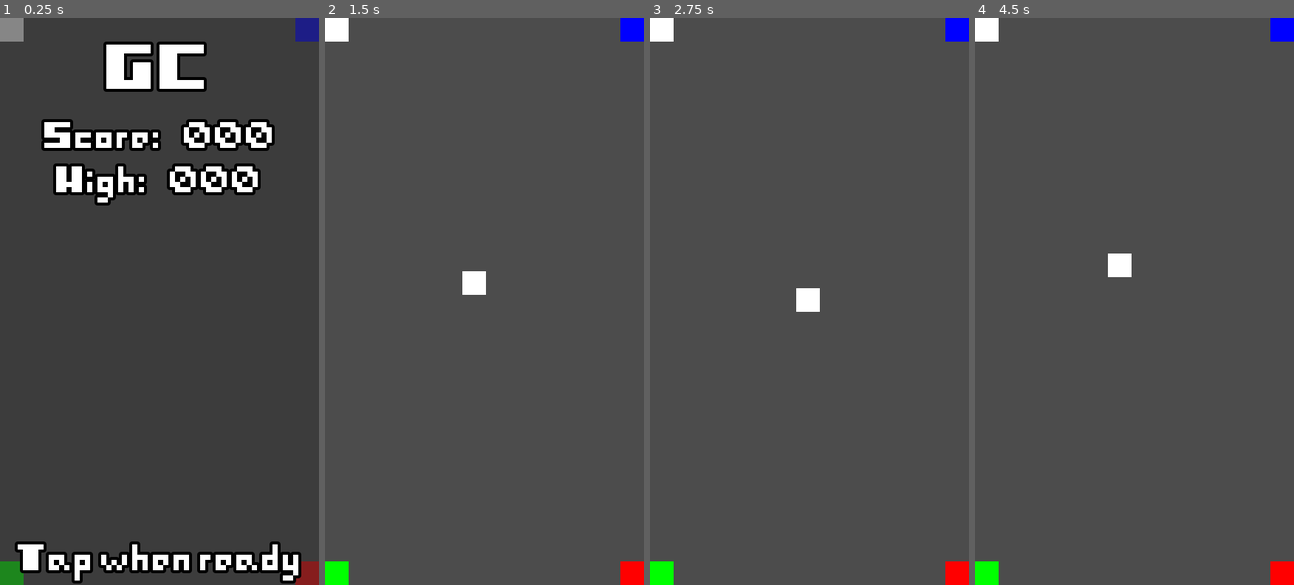
Above: before the commit, frames 1-4 (left to right).
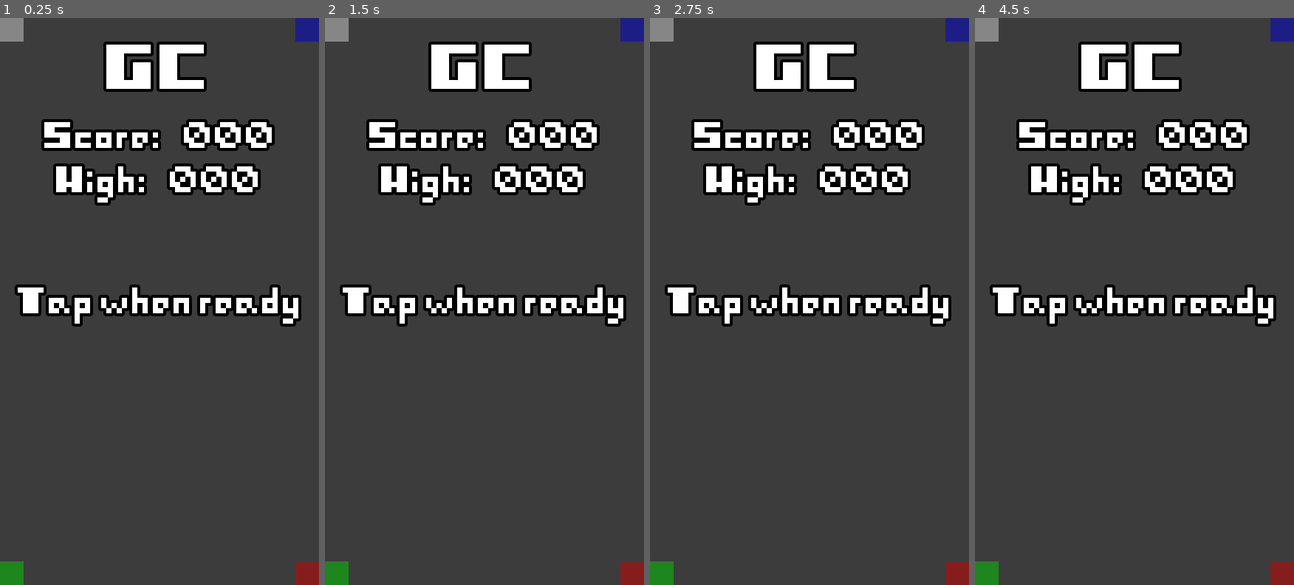
Above: after the commit, the same moments.

Repository: Kiel97/easy-jam-8bits-to-infinity
Game: Godot game, scene res://Game.tscn
The game is run twice, just before and just after one commit, with the same random seed, the same clock (stepped at 60 frames per second) and the same inputs.
Inputs (mouse positions are in pixels of both pictures, inside the frame that each line leads up to):
- Up to frame 1 (0.25 s): no input
- Up to frame 2 (1.5 s): click (484, 301) at 0.5 s; click (484, 301) at 1.27 s
- Up to frame 3 (2.75 s): click (809, 301) at 2.02 s
- Up to frame 4 (4.5 s): tap Enter at 2.75 s; move the mouse to (1204, 273) at 2.77 s; move the mouse to (1070, 329) at 3.52 s; move the mouse to (1166, 176) at 4.27 s

The runs differ from the first frame. In frame 1, 6.9% of the frame differs, in the area x 4-95%, y 47-100%; in frame 2, 13%; in frame 3, 13%; in frame 4, 13%, in the area x 0-100%, y 0-100%.

Commit message:
Moved tap when ready label to center of screen

Diff:
--- a/Game.gd
+++ b/Game.gd
@@ -8,7 +8,7 @@
 
 onready var tap_overlay: Control = $CanvasLayer/TapOverlay
 onready var tap_button: TextureButton = $CanvasLayer/TapOverlay/TapButton
-onready var tap_label: Label = $CanvasLayer/TapOverlay/BottomVBox/TapLabel
+onready var tap_label: Label = $CanvasLayer/TapOverlay/MidVBox/TapLabel
 onready var title_label: Label = $CanvasLayer/TapOverlay/TopVBox/TitleLabel
 onready var score_label: Label = $CanvasLayer/TapOverlay/TopVBox/ScoreLabel
 onready var hiscore_label: Label = $CanvasLayer/TapOverlay/TopVBox/HighscoreLabel
--- a/Game.tscn
+++ b/Game.tscn
@@ -195,8 +195,29 @@
 margin_top = 50.0
 margin_right = 108.0
 margin_bottom = 62.0
+custom_fonts/font = SubResource( 5 )
+text = "High: 000"
+align = 1
+valign = 1
+__meta__ = {
+"_edit_use_anchors_": false
+}
+
+[node name="MidVBox" type="VBoxContainer" parent="CanvasLayer/TapOverlay"]
+anchor_top = 0.5
+anchor_right = 1.0
+anchor_bottom = 0.5
+margin_top = -9.0
+margin_bottom = 9.0
+__meta__ = {
+"_edit_use_anchors_": false
+}
+
+[node name="TapLabel" type="Label" parent="CanvasLayer/TapOverlay/MidVBox"]
+margin_right = 108.0
+margin_bottom = 18.0
 custom_fonts/font = SubResource( 6 )
-text = "High: 000"
+text = "Tap when ready"
 align = 1
 valign = 1
 __meta__ = {
@@ -208,17 +229,6 @@
 anchor_right = 1.0
 anchor_bottom = 1.0
 margin_top = -18.0
-__meta__ = {
-"_edit_use_anchors_": false
-}
-
-[node name="TapLabel" type="Label" parent="CanvasLayer/TapOverlay/BottomVBox"]
-margin_right = 108.0
-margin_bottom = 18.0
-custom_fonts/font = SubResource( 4 )
-text = "Tap when ready"
-align = 1
-valign = 1
 __meta__ = {
 "_edit_use_anchors_": false
 }
Not shown: 4 places in Game.tscn that only renumber resources
